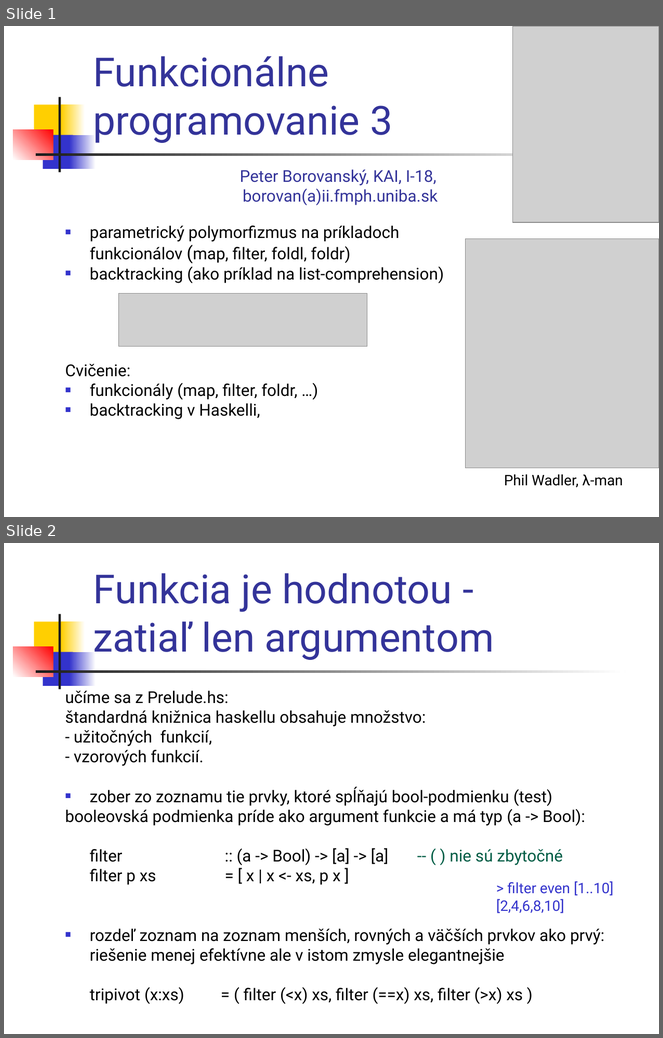
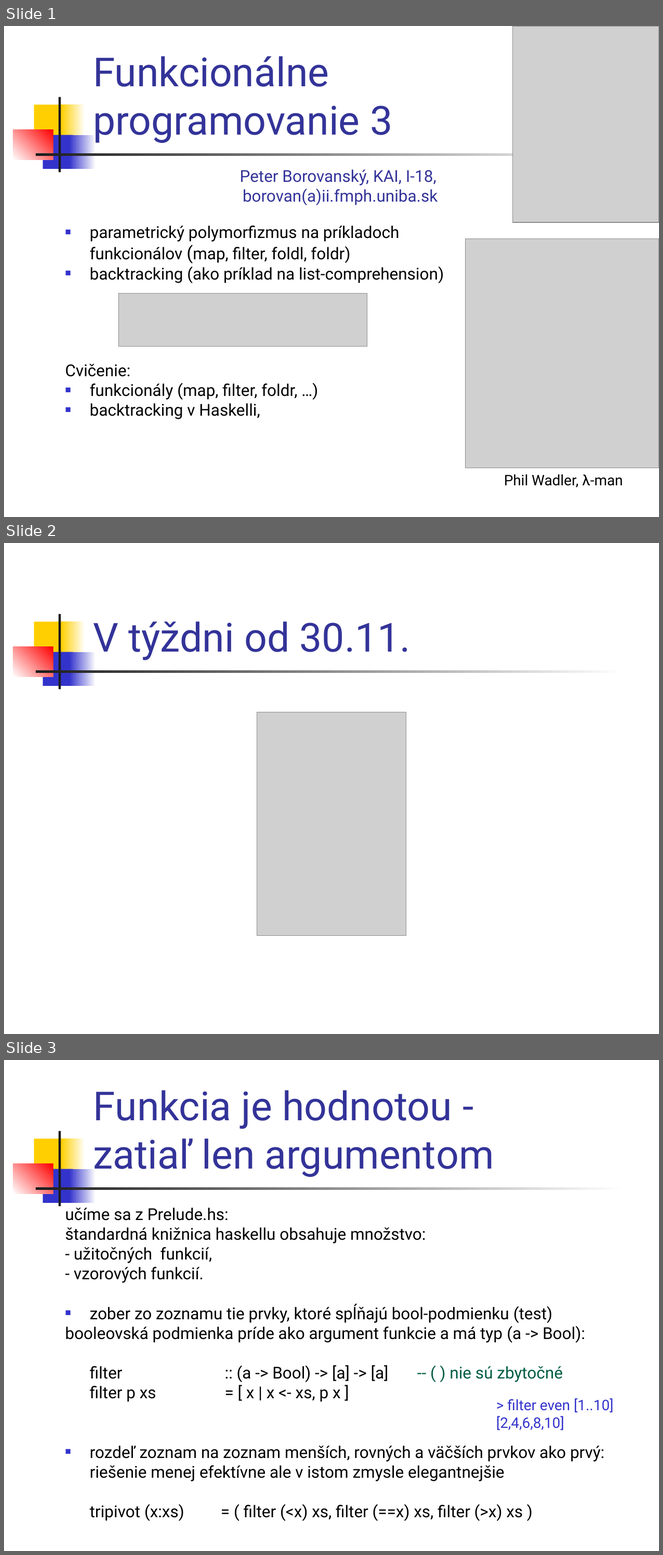
Before and after one commit to paradigmy/Prednasky, a slide deck: 08/funkcionalne3.ppt. Shown one above the other, each under a label of ours: slides 1 and 2 before the commit, slides 1, 2 and 3 after it. The pictures are 663x1038 and 663x1555 pixels, drawn with LibreOffice and Linux fonts; fonts in the diff are those of the drawing; grey boxes stand for pictures. Boxes give left, top, right and bottom in pixels: in the first picture for what was removed or moved away, otherwise in the second. Text is boxed around its words. In the diff, an @@ line names an element or a change of style, - is before the commit and + after.

```diff
--- a/08/funkcionalne3.ppt
+++ b/08/funkcionalne3.ppt
@@ slide 2 added at (4, 543, 659, 1034), background #FFFFFF; not listed: 7 template elements that a slide beside it also shows @@
@@ title added at (93, 622, 411, 661), 44 pt, text #333399 @@
+V týždni od 30.11.
@@ picture added at (257, 712, 405, 936) @@
@@ what was slide 2 is now slide 3 @@
```
Also in this commit, not shown: 3 slides changed, 7 other slides added, 1 other file.
